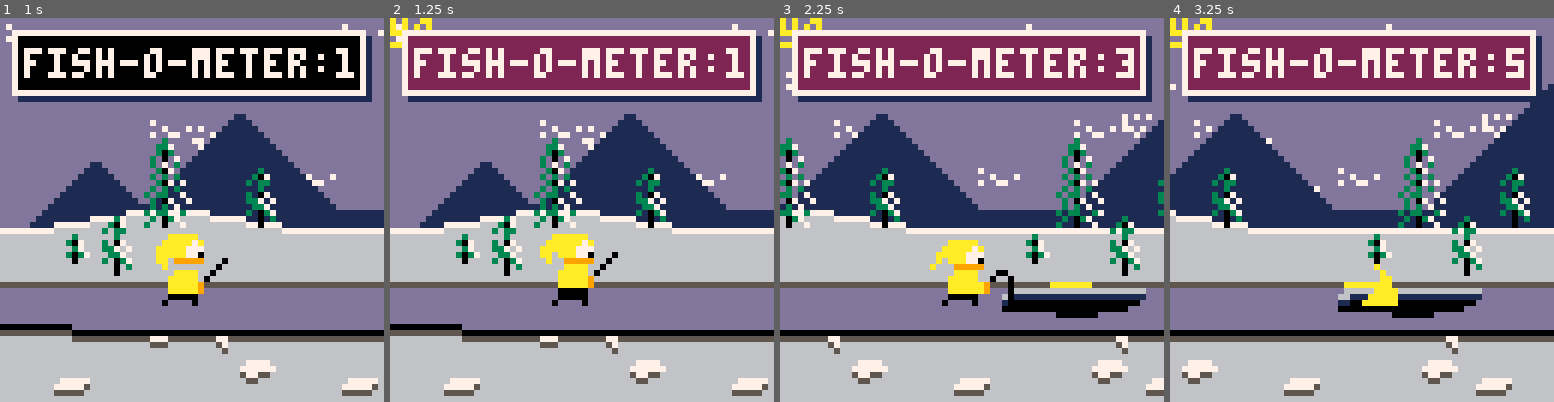
Above: before the commit, frames 1-4 (left to right).
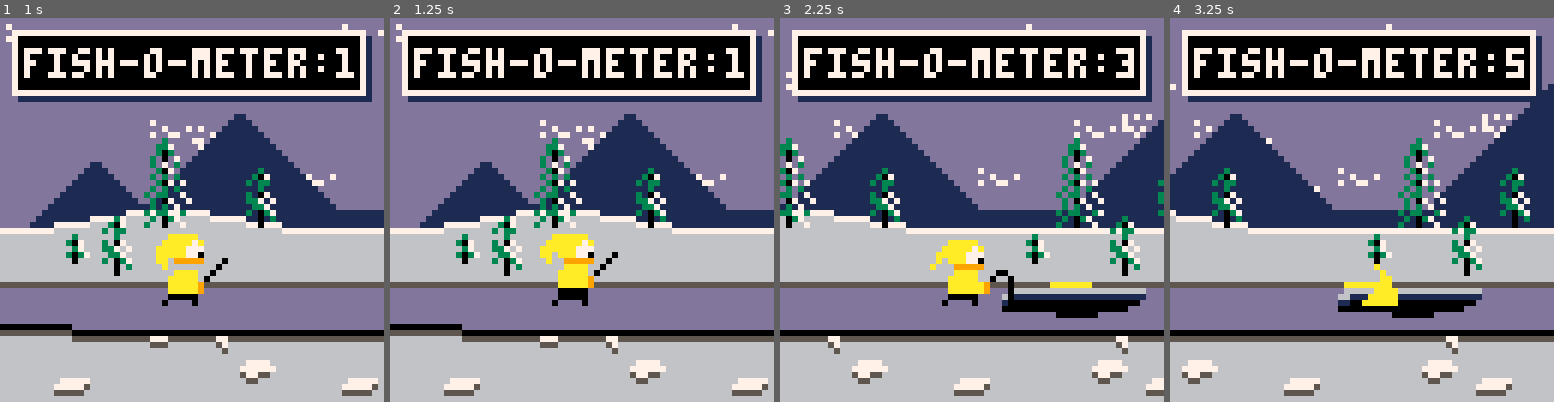
Above: after the commit, the same moments.

Repository: Aeklad/pico8
Game: PICO-8 cartridge fisher.p8
Same seed, same stepped clock (60 frames per second), same inputs: the game is played once before the commit and once after it.
Inputs:
- Up to frame 1 (1 s): tap X (X key) at 0.33 s; tap O (Z key) at 0.7 s
- Up to frame 2 (1.25 s): tap X (X key) at 1.07 s
- Up to frame 3 (2.25 s): hold Right 1.6-2.1 s; tap O (Z key) at 1.7, 2.1 s; tap X (X key) at 1.85 s; hold Up from 2.15 s (still down)
- Up to frame 4 (3.25 s): release Up at 2.42 s; hold Right 2.47-3.03 s; tap O (Z key) at 2.5, 2.9 s; tap X (X key) at 2.97 s; hold Left from 3.08 s (still down)

Frame 1 is identical in both runs. In frame 2, 10% of the frame differs, in the area x 0-94%, y 0-19%; in frame 3, 10%; in frame 4, 10%.

Commit message:
tweaking the lerp

Diff:
--- a/fisher.p8
+++ b/fisher.p8
@@ -159,7 +159,6 @@
  end
  if biting then
   animate(pl,32,38,.05,true)
-  shake=.001
  end
 end
 
@@ -178,9 +177,9 @@
 
  if t%30==0 then n*=-1 end
  if n<1 then
-	 site.x=0
+	 site.x=-128
  else
-	 site.x=63
+	 site.x=190
  end
  if t%5==0 then
   fish.s=fish.s+2
@@ -188,22 +187,19 @@
    fish.s=128
   end
  end
- target.x=lerp(site.x,target.x,0.9)
+ target.x=lerp(site.x,target.x,0.98)
  site.x=target.x
- if collide(fish,site) then
-  c=2
-  print('yo')
- else
-  c=0
- end
 
  rect(x+1,y+1,x2+1,y2+1,1)
  rect(x,y,x2,y2,7)
  rectfill(x+1,y+1,x2-1,y2-1,c)
  cursor(x+2,y+3,7)
  if biting then
+  if collide(fish,site) then
+   print('yo')
+  end
   spr(fish.s,fish.x,fish.y,fish.w,fish.h)
-	 line(target.x,target.y,target.x,target.y+9,7)
+  line(target.x,target.y,target.x,target.y+9,7)
  else
 	 print("fish-o-meter:"..score)
  end
